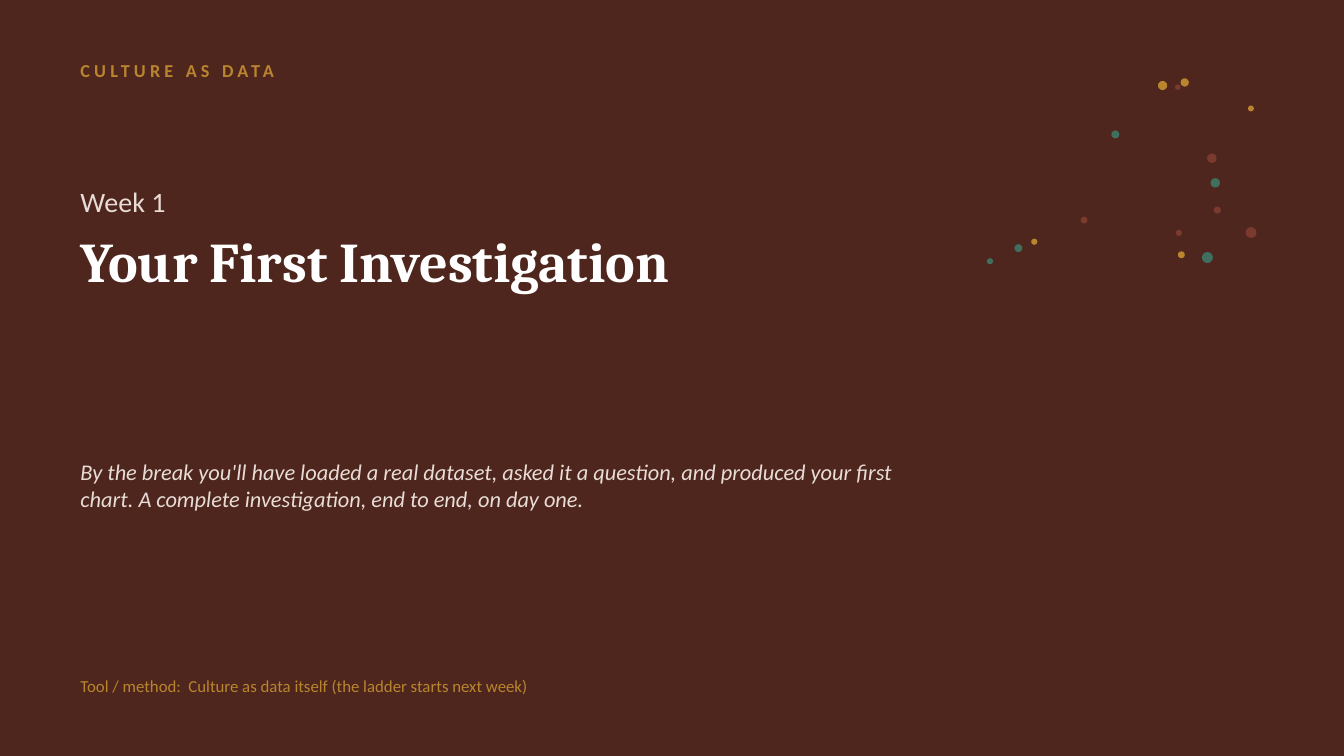
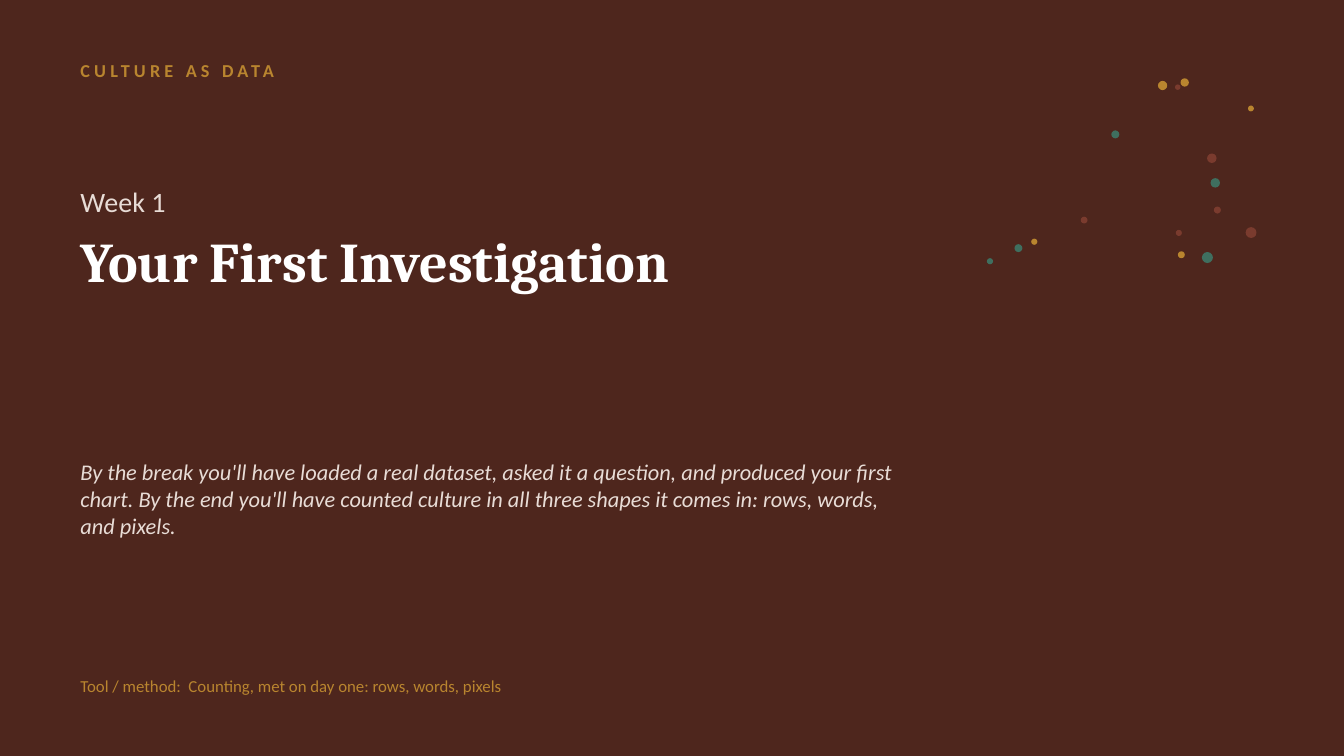
Before and after one commit to lucianli123/culture-as-data-2026, a slide deck: slide 1 of slides/pptx/week-01.pptx. Drawn at 1344x756 pixels with LibreOffice and Linux fonts; fonts in the diff are those of the drawing. Boxes give left, top, right and bottom in pixels: in the first picture for what was removed or moved away, otherwise in the second. Text is boxed around its words. In the diff, an @@ line names an element or a change of style, - is before the commit and + after.

Commit message:
Restructure Weeks 1-2: W1 = counting rows/words/pixels, W2 = advanced counting + light stats
Week 1 now carries counting's first pass on all three shapes of culture: the
wedding rows, a first word count (with the stop-word choice made explicit),
and the pixel-counting image lab.

Week 2 becomes the deep counting week: the Bollen/Schmidt trial, hand
bag-of-words, tokenizers, tf-idf, then two new beats - keyness via log-odds
(with the reveal that She Giggles, He Gallops is exactly this method) and the
shuffle test, permutation-based light statistics with zero formulas (is the
gap real or chance; effect size caveat; seeds Week 8's robustness arc).
Cross-corpus counting folds into the keyness beat as the corpus-pair choice.

Updated across the stack: lesson-plans, syllabus, BUILD-PLAN, notebooks
(week01 + week02, both execute clean), site data, deck threads/sketch,
README tables; docs/, slides.json, week-NN.md, and pptx regenerated;
check_sync passes.

```diff
--- a/slides/pptx/week-01.pptx
+++ b/slides/pptx/week-01.pptx
@@ text at [80,464,891,538]: text changed @@
-By the break you'll have loaded a real dataset, asked it a question, and produced your first chart. A complete investigation, end to end, on day one.
+By the break you'll have loaded a real dataset, asked it a question, and produced your first chart. By the end you'll have counted culture in all three shapes it comes in: rows, words, and pixels.
@@ text at [80,680,501,695]: text changed @@
-Tool / method: Culture as data itself (the ladder starts next week)
+Tool / method: Counting, met on day one: rows, words, pixels
```
Also in this commit, not shown: 2 other slides changed, 22 other files.
